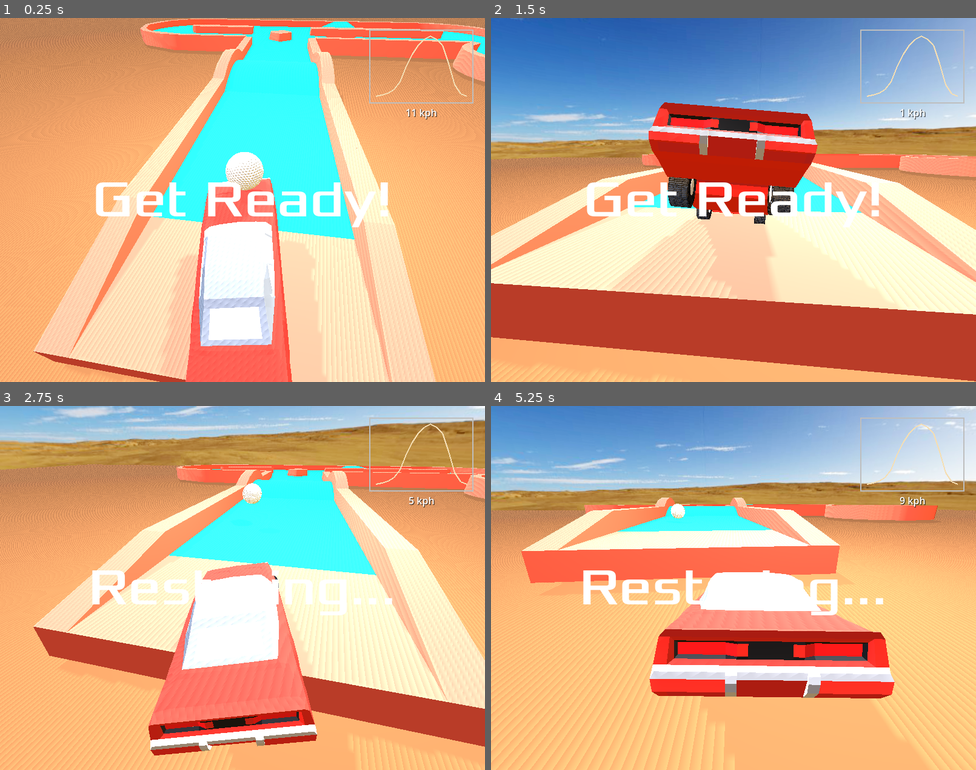
Above: before the commit, frames 1-4 (two rows, left to right).
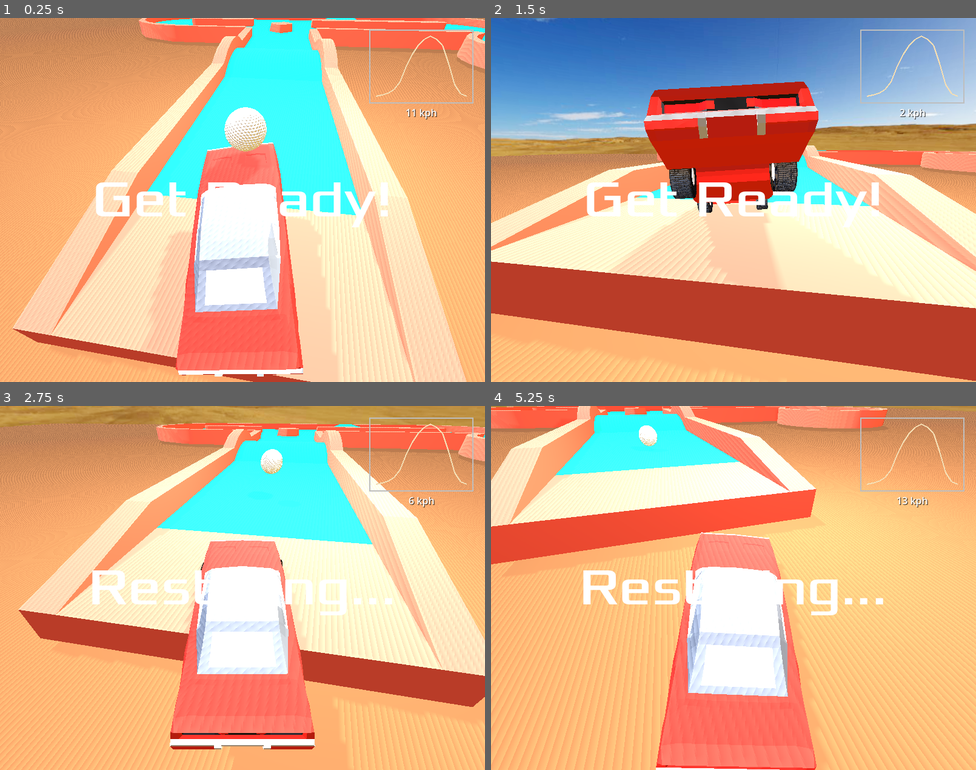
Above: after the commit, the same moments.

Repository: deecovan/v4-51-golf
Game: Godot game, scene res://Scenes/Main.tscn
Two runs of this game, one before a commit and one after it. Both use one fixed random seed, a clock stepped at 60 frames per second and the inputs below.
Inputs (mouse positions are in pixels of both pictures, inside the frame that each line leads up to):
- Up to frame 1 (0.25 s): no input
- Up to frame 2 (1.5 s): move the mouse to (840, 181) at 0.52 s; hold D (steer_right) 0.53-1.28 s; hold Mouse wheel up (cam_zoom_in) 0.53-1.28 s; move the mouse to (636, 218) at 1.27 s; hold S (brake) from 1.28 s (still down); tap Mouse wheel down (cam_zoom_out) at 1.35 s
- Up to frame 3 (2.75 s): move the mouse to (291, 507) at 2.02 s; release S (brake) at 2.03 s; hold D (steer_right) from 2.03 s (still down); tap R (restore) at 2.1 s
- Up to frame 4 (5.25 s): move the mouse to (709, 660) at 2.77 s; release D (steer_right) at 2.78 s; hold W (accelerate) 2.78-3.53 s; tap Mouse wheel up (cam_zoom_in) at 2.85 s; move the mouse to (879, 642) at 3.52 s; hold Mouse wheel down (cam_zoom_out) 3.53-4.28 s; hold A (steer_left) 3.53-5.03 s; move the mouse to (588, 533) at 4.27 s; tap R (restore) at 4.35 s; move the mouse to (757, 588) at 5.02 s; hold S (brake) from 5.03 s (still down); hold Mouse wheel up (cam_zoom_in) from 5.03 s (still down)

The runs differ from the first frame. In frame 1, 37% of the frame differs, in the area x 0-100%, y 0-100%; in frame 2, 26%; in frame 3, 52%; in frame 4, 64%.

Commit message:
Fix this Dodge values 100kph/2sec but max140kph WTF?

Diff:
--- a/Project/Scenes/Vehicle.tscn
+++ b/Project/Scenes/Vehicle.tscn
@@ -209,7 +209,7 @@
 shape = SubResource("ConvexPolygonShape3D_6k0ix")
 
 [node name="CenterOfMass" type="Node3D" parent="."]
-transform = Transform3D(1, 0, 0, 0, 1, 0, 0, 0, 1, -4.27734e-08, 0.296197, -0.489269)
+transform = Transform3D(1, 0, 0, 0, 1, 0, 0, 0, 1, -2.3116e-08, 0.296197, -0.264415)
 
 [node name="Wheel3Dfl" parent="." instance=ExtResource("1_c180c")]
 transform = Transform3D(1, 0, 0, 0, 1, 0, 0, 0, 1, 0.8, 0.1, 0.6)
--- a/Project/Scripts/Vehicle.gd
+++ b/Project/Scripts/Vehicle.gd
@@ -2,10 +2,11 @@
 
 var speedtometer_label
 
-## @REMEMBER values tested with Dodge scaled 0.8 1000kg 1.5G
-## Maximum Power per Traction wheel
 ## Car Mass as real_car_mass/grav_mod
-@export var real_car_mass = 1742 ## kg at 1G ## 3,841 lbs. Dodge Challenger
+## 1742 kg at 1G ## 3,841 lbs. Dodge Challenger
+## Scaled to 80% 1742*0.8=1393.6
+## Fix this Dodge values 100kph/2sec but max140kph WTF?
+@export var real_car_mass = 1393.6
 @export var grav_mod = 1.5
 ## Maximum Steering speed
 @export var SPD_STEER = 3
@@ -22,9 +23,9 @@
 
 ## Next values used for reconfiguring the Wheel3Ds values
 ## Front wheels friction slip ratio ## 0.65
-@export var fric_slip_front = 0.6
+@export var fric_slip_front = 1.4
 ## Rear wheels friction slip ratio ## 0.65
-@export var fric_slip_rear = 0.5
+@export var fric_slip_rear = 1.6
 ## Typical racing car damper ratios are 0.65-0.7
 ## in ride where 1 is 100% critical damping
 ## Front wheels damper compression ## 0.8
@@ -32,20 +33,20 @@
 ## Front wheels damper relaxation ## 0.88
 @export var damp_relax_front = 0.88
 ## Rear ## 0.7 0.77
-@export var damp_compr_rear = 0.7
-@export var damp_relax_rear = 0.77
+@export var damp_compr_rear = 0.6
+@export var damp_relax_rear = 0.66
 ## Rest, Travel, Stiff, MaxV
 @export var rest_front = 0.05
-@export var rest_rear = 0.06
+@export var rest_rear = 0.04
 @export var travel_front = 0.08
-@export var travel_rear = 0.1
+@export var travel_rear = 0.06
 @export var stiff_front = 160
 @export var stiff_rear = 140
-@export var max_force_front = 12000
-@export var max_force_rear = 14000
+@export var max_force_front = 30000
+@export var max_force_rear = 15000
 
 ## MAX_POWER Used as power for gears (as PFG)
-@export var MAX_POWER = 7500 # per each Traction wheel
+@export var MAX_POWER = 12000 # per each Traction wheel
 ## Must have 100kph in 3.5 seconds
 
 ## Array values of Used power for PFG
--- a/Project/Scripts/camera_gimbal.gd
+++ b/Project/Scripts/camera_gimbal.gd
@@ -32,9 +32,10 @@
 func _process(delta):
 	## Gimbal follow the car, but rotation is modified by player's keyboard
 	scale = Vector3.ONE * zoom
-	position.x = lerp(position.x,$"../Vehicle".position.x, delta * camera_lerpx)
-	position.y = lerp(position.y,$"../Vehicle".position.y, delta * camera_lerpy)
-	position.z = lerp(position.z,$"../Vehicle".position.z, delta * camera_lerpz)
+	position = $"../Vehicle".position
+	#position.x = lerp(position.x,$"../Vehicle".position.x, delta * camera_lerpx)
+	#position.y = lerp(position.y,$"../Vehicle".position.y, delta * camera_lerpy)
+	#position.z = lerp(position.z,$"../Vehicle".position.z, delta * camera_lerpz)
 	vehicle_rotation_x = $"../Vehicle".rotation.x
 	vehicle_rotation_y = $"../Vehicle".rotation.y
 	var x = Input.get_axis("ui_up", "ui_down")
